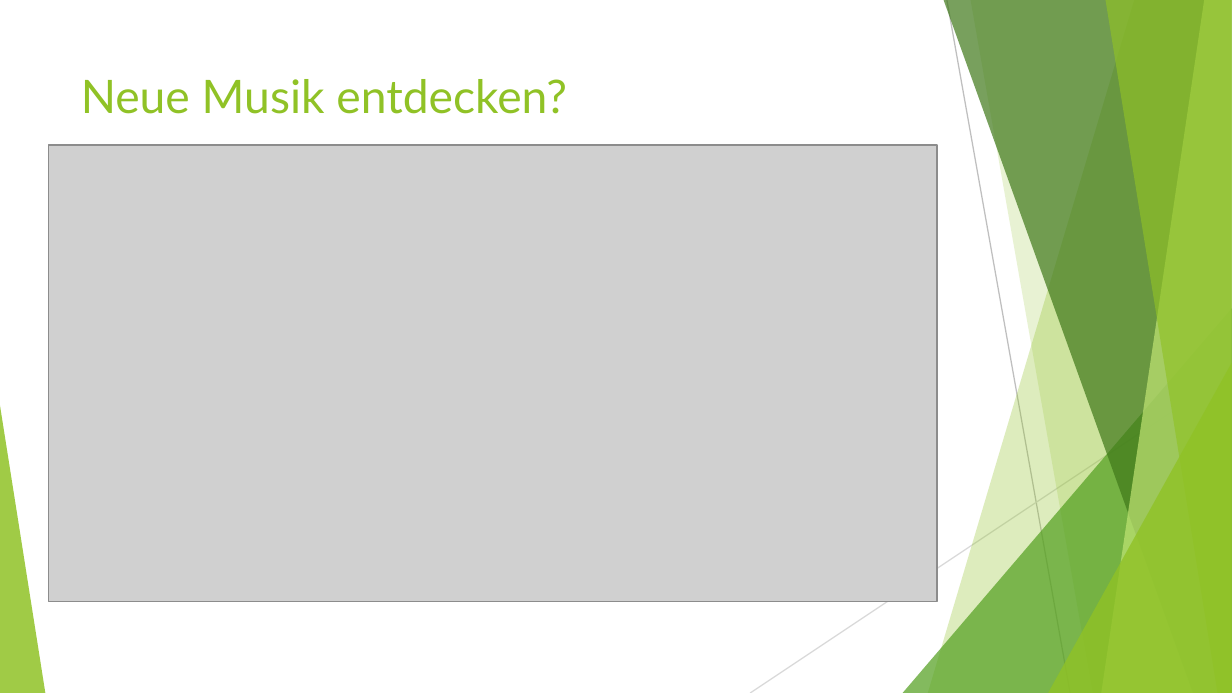
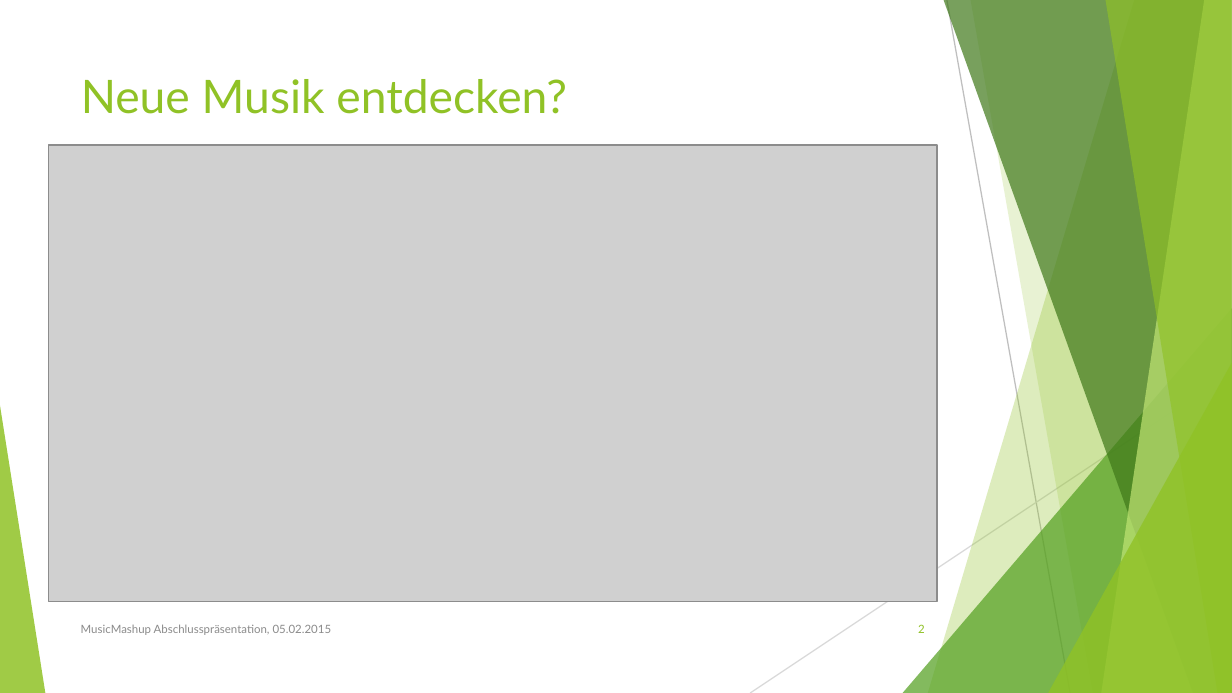
Before and after one commit to wolfkarl/MusicMashup, a slide deck: slide 2 of vortrag/abschlusspraesentation_musicmashup.pptx. Drawn at 1232x693 pixels with LibreOffice and Linux fonts; fonts in the diff are those of the drawing; grey boxes stand for pictures. Boxes give left, top, right and bottom in pixels: in the first picture for what was removed or moved away, otherwise in the second. Text is boxed around its words. In the diff, an @@ line names an element or a change of style, - is before the commit and + after.

```diff
--- a/vortrag/abschlusspraesentation_musicmashup.pptx
+++ b/vortrag/abschlusspraesentation_musicmashup.pptx
@@ text added at <box>81,624,332,635</box>, 6.8 pt, text #8C8C8C @@
+MusicMashup Abschlusspräsentation, 05.02.2015
@@ page number added at <box>918,624,925,633</box>, 6.8 pt, text #90C226 @@
+2
```
Also in this commit, not shown: 2 other slides changed, 2 slides added, 1 slide removed.
